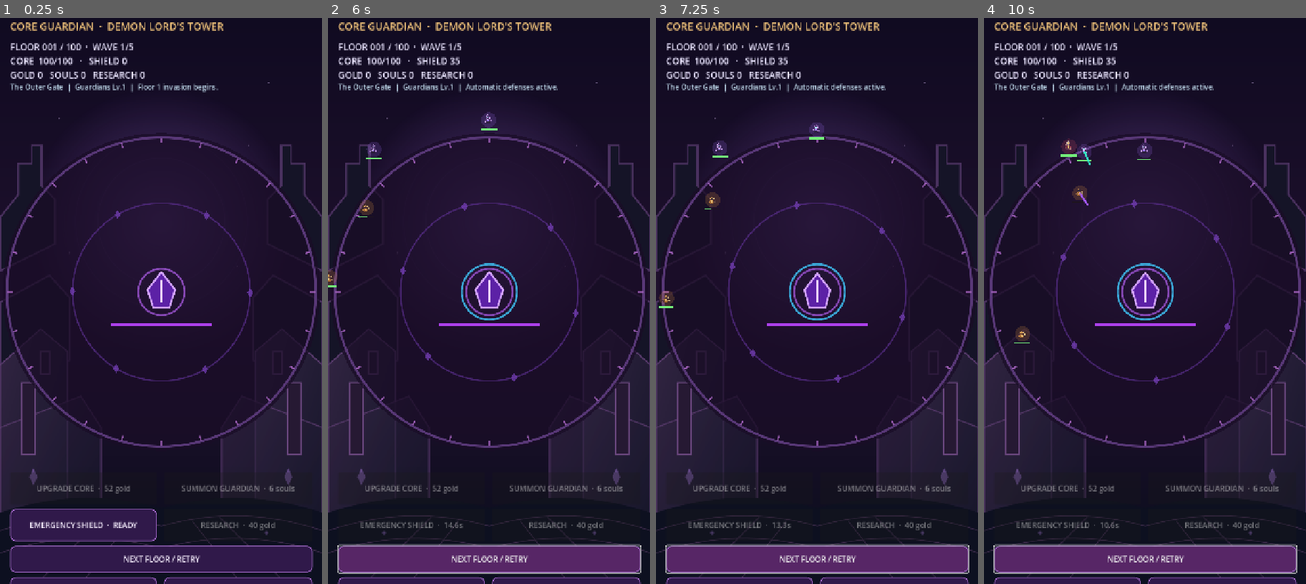
Above: before the commit, frames 1-4 (left to right).
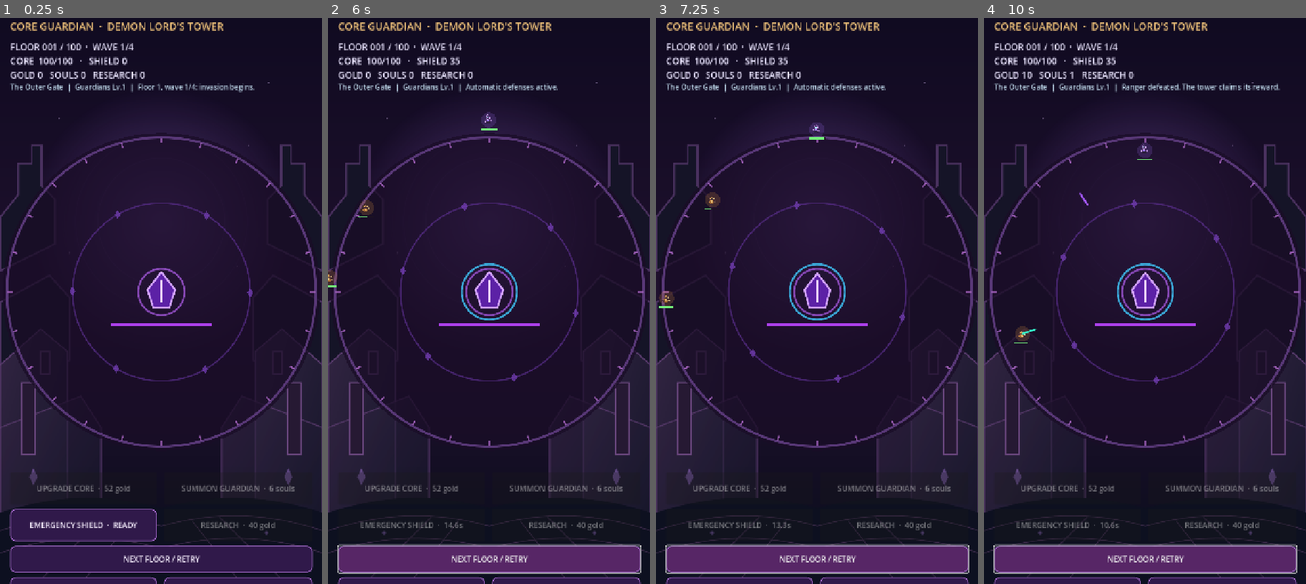
Above: after the commit, the same moments.

Repository: kage049754/Core-Guardian-Demon-Lord-s-Tower
Game: Godot game, scene res://scenes/main.tscn
The game is run twice, just before and just after one commit, with the same random seed, the same clock (stepped at 60 frames per second) and the same inputs.
Inputs:
- Up to frame 1 (0.25 s): no input
- Up to frame 2 (6 s): click "EMERGENCY SHIELD · READY" at 0.5 s; click "NEXT FLOOR / RETRY" at 1.25 s; click "NEXT FLOOR / RETRY" at 2 s; click "NEXT FLOOR / RETRY" at 2.75 s
- Up to frame 3 (7.25 s): no input
- Up to frame 4 (10 s): no input

The runs differ from the first frame. In frame 1, 0.2% of the frame differs, in the area x 39-80%, y 4-14%; in frame 2, 0.1%; in frame 3, 0.1%; in frame 4, 1.0%, in the area x 11-92%, y 4-58%.

Commit message:
feat: implement multi-wave floors and final-wave completion

Diff:
--- a/scripts/main.gd
+++ b/scripts/main.gd
@@ -25,7 +25,8 @@
 var shots: Array[Dictionary] = []
 var floor_number := 1
 var wave_number := 1
-var wave_limit := 5
+var waves_per_floor := 4
+var enemy_spawn_limit := 3
 var core_hp := 100.0
 var core_max_hp := 100.0
 var gold := 0
@@ -192,7 +193,7 @@
 	if not is_instance_valid(hud_label):
 		return
 	var region: String = str(_floor_definition().get("region", REGION_NAMES[mini(9, int((floor_number - 1) / 10))]))
-	hud_label.text = "FLOOR %03d / 100  ·  WAVE %d/%d\nCORE  %.0f/%.0f   ·   SHIELD %.0f\nGOLD %d   SOULS %d   RESEARCH %d" % [floor_number, wave_number, wave_limit, maxf(0, core_hp), core_max_hp, shield, gold, souls, research_points]
+	hud_label.text = "FLOOR %03d / 100  ·  WAVE %d/%d\nCORE  %.0f/%.0f   ·   SHIELD %.0f\nGOLD %d   SOULS %d   RESEARCH %d" % [floor_number, wave_number, waves_per_floor, maxf(0, core_hp), core_max_hp, shield, gold, souls, research_points]
 	status_label.text = "%s  |  Guardians Lv.%d  |  %s" % [region, guardian_level, message if message_clock > 0 else "Automatic defenses active."]
 	if lost:
 		status_label.text = "CORE BREACHED — the heroes stopped this run. Permanent research is retained."
@@ -232,16 +233,19 @@
 	wave_spawned = 0
 	spawn_clock = 0.0
 	attack_clock = 0.0
-	wave_limit = 5 + int((floor_number - 1) / 5)
-	if floor_number % 10 == 0:
-		wave_limit = 1
-	message = "Floor %d invasion begins." % floor_number
+	waves_per_floor = int(_floor_definition().get("wave_count", 4 + int(floor_number / 8)))
+	waves_per_floor = clampi(waves_per_floor, 1, 12)
+	enemy_spawn_limit = 3 + int(floor_number / 20)
+	if bool(_floor_definition().get("boss_floor", floor_number % 10 == 0)):
+		waves_per_floor = 1
+		enemy_spawn_limit = 1
+	message = "Floor %d, wave %d/%d: invasion begins." % [floor_number, wave_number, waves_per_floor]
 	message_clock = 3.0
 
 func _update_combat(delta: float) -> void:
 	spawn_clock += delta
 	attack_clock += delta
-	if wave_spawned < wave_limit and spawn_clock >= maxf(0.35, 1.5 - floor_number * 0.006):
+	if wave_spawned < enemy_spawn_limit and spawn_clock >= maxf(0.35, 1.5 - floor_number * 0.006):
 		spawn_clock = 0.0
 		_spawn_enemy()
 	if attack_clock >= maxf(0.18, 1.0 / (attack_rate + research_level * 0.025)):
@@ -273,7 +277,7 @@
 			shots.remove_at(i)
 		else:
 			shots[i] = shot
-	if wave_spawned >= wave_limit and enemies.is_empty():
+	if wave_spawned >= enemy_spawn_limit and enemies.is_empty():
 		_complete_wave()
 
 func _spawn_enemy() -> void:
@@ -359,17 +363,24 @@
 	message_clock = 2.0
 
 func _complete_wave() -> void:
+	if lost or floor_cleared or campaign_won:
+		return
+	gold += 10 + floor_number * 2
+	if wave_number < waves_per_floor:
+		wave_number += 1
+		message = "Wave cleared. The next hero party is approaching."
+		message_clock = 3.0
+		_start_wave()
+		_save_game()
+		return
 	gold += 15 + floor_number * 3
-	if floor_number % 10 == 0:
+	if bool(_floor_definition().get("boss_floor", floor_number % 10 == 0)):
 		research_points += 3
 		souls += 8
-		message = "Milestone boss defeated. Floor %d cleared." % floor_number
-		message_clock = 5.0
+		message = "%s defeated. Floor %d cleared." % [str(_floor_definition().get("boss_name", "Milestone boss")), floor_number]
 	else:
-		message = "Wave cleared. Upgrade your defenses or continue."
-		message_clock = 3.0
-	wave_number += 1
-	# The player explicitly advances using NEXT FLOOR. Avoid surprise wave jumps.
+		message = "All invasion waves defeated. Floor %d cleared." % floor_number
+	message_clock = 5.0
 	floor_cleared = true
 	lost = false
 	campaign_won = false
